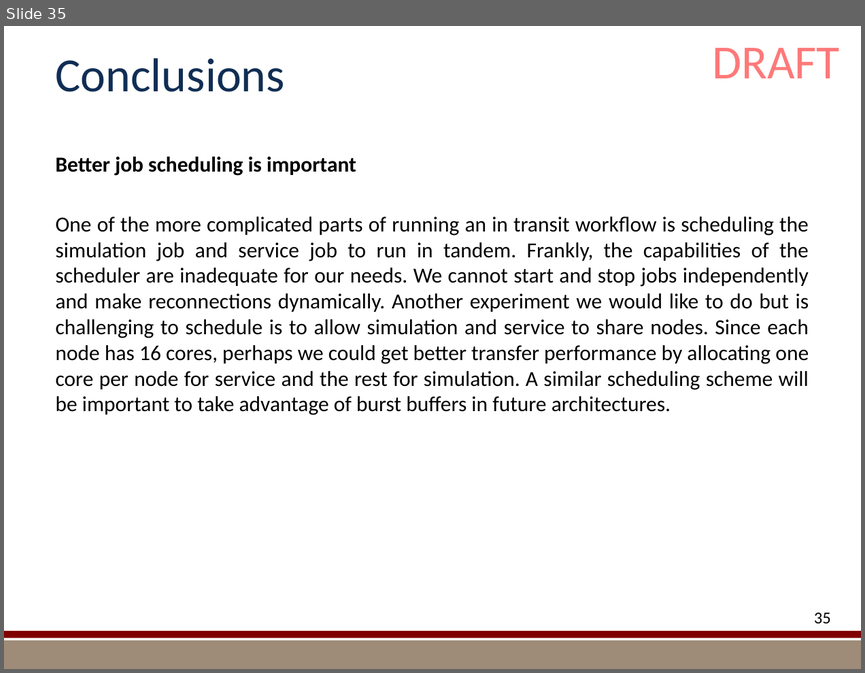
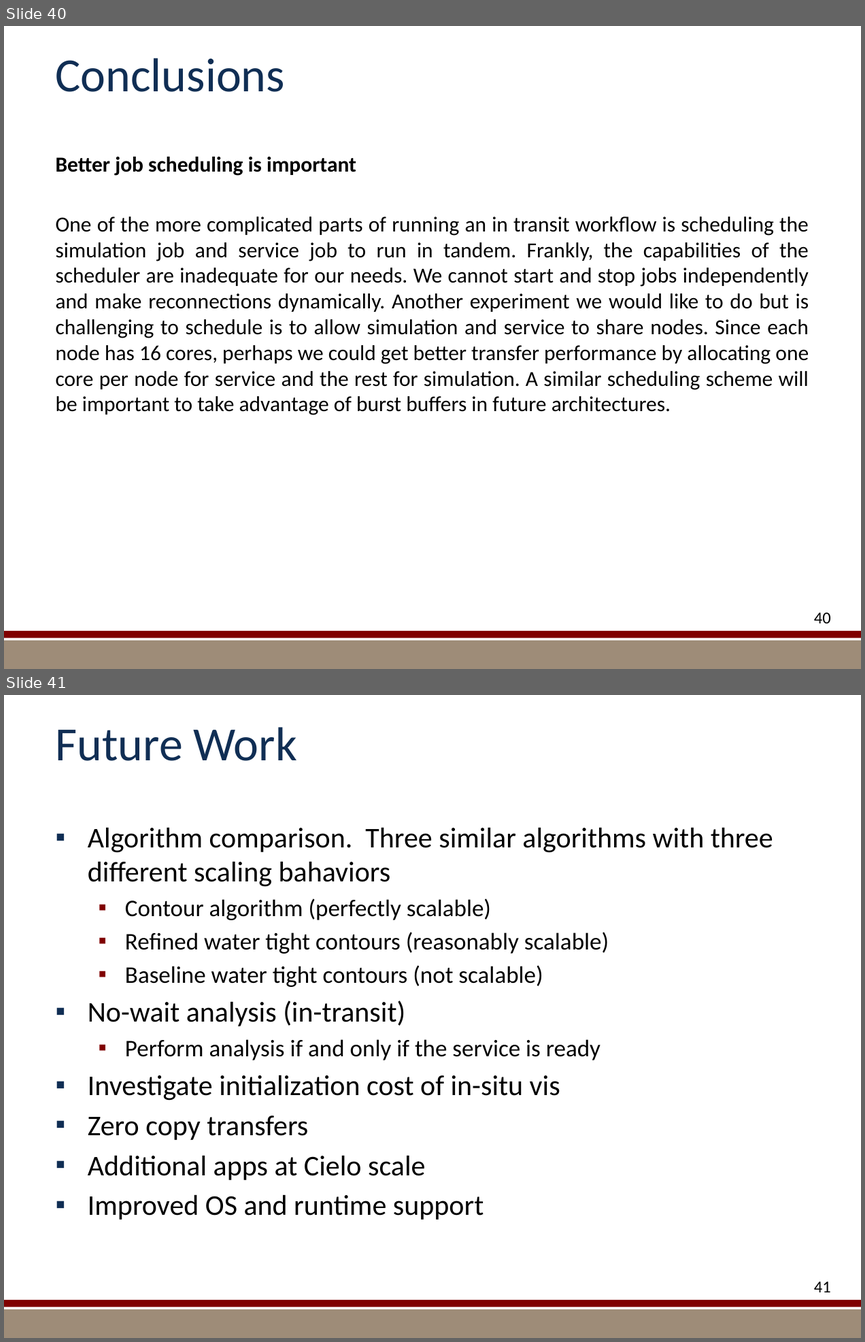
Before and after one commit to kmorel-papers/MilestoneFY13, a slide deck: Summary/SummarySlides.pptx. Shown one above the other, each under a label of ours: slide 35 before the commit, slides 40 and 41 after it. The pictures are 865x673 and 865x1342 pixels, drawn with LibreOffice and Linux fonts; fonts in the diff are those of the drawing; background and template pictures are left out. Boxes give left, top, right and bottom in pixels: in the first picture for what was removed or moved away, otherwise in the second. Text is boxed around its words. In the diff, an @@ line names an element or a change of style, - is before the commit and + after.

```diff
--- a/Summary/SummarySlides.pptx
+++ b/Summary/SummarySlides.pptx
@@ slide 41 added at <box>4,695,861,1338</box>, background #FFFFFF; not listed: 2 template elements that a slide beside it also shows @@
@@ title added at <box>56,727,297,761</box>, 40 pt, text #102E54 @@
+Future Work
@@ text added at <box>88,827,773,1219</box>, 24 pt, text #000000 @@
+▪ Algorithm comparison. Three similar algorithms with three different scaling bahaviors
+  ▪ Contour algorithm (perfectly scalable)
+  ▪ Refined water tight contours (reasonably scalable)
+  ▪ Baseline water tight contours (not scalable)
+▪ No-wait analysis (in-transit)
+  ▪ Perform analysis if and only if the service is ready
+▪ Investigate initialization cost of in-situ vis
+▪ Zero copy transfers
+▪ Additional apps at Cielo scale
+▪ Improved OS and runtime support
@@ page number added at <box>814,1281,831,1292</box>, 14 pt, text #000000 @@
+41
@@ what was slide 35 is now slide 40 @@
@@ slide 40 changed as well @@
@@ text removed at <box>712,48,840,78</box> @@
-DRAFT
@@ page number at <box>814,612,831,623</box>: text changed @@
-35
+40
```
Also in this commit, not shown: 35 other slides changed, 5 other slides added, 2 other files.
